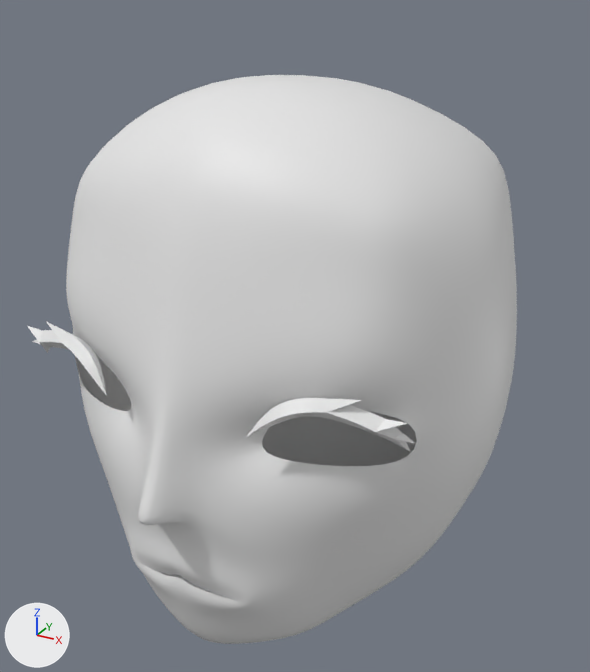
Before and after pictures for a commit that changed the Blender file Assets/Blend Files/Heads.blend.
One viewpoint serves both versions: a 50 mm lens placed at (0.303, -0.544, 0.31), pointed at (0.013, -0.018, 0.047). Lighting does not change. The marker at lower left points along +X, +Y and +Z.

Before the edit, the objects in view are built like this:
```python
me_cube_001 = bpy.data.meshes.new('Cube.001')
me_cube_001.from_pydata(...)  # 140 vertices, 119 faces; spans x 0.0..0.187, y -0.218..0.184, z -0.177..0.247
me_cube_001.polygons.foreach_set('use_smooth', [True] * 119)
me_cube_002 = bpy.data.meshes.new('Cube.002')
me_cube_002.from_pydata(...)  # 29 vertices, 34 faces; spans x 0.0575..0.1594, y -0.1621..-0.1215, z 0.0368..0.077
# before: 1 (0.0902, -0.1481, 0.0596), 2 (0.0868, -0.1494, 0.0719), 3 (0.087, -0.1416, 0.0656), 10 (0.0704, -0.15, 0.0584), 11 (0.0705, -0.1562, 0.0633)
# before: 12 (0.1055, -0.1439, 0.0732), 14 (0.0751, -0.1549, 0.0522), 15 (0.106, -0.1427, 0.0589)
ob_eyelashes = bpy.data.objects.new('Eyelashes', me_cube_002)
ob_eyelashes.location = (0.0, 0.0, 0.0)
_m = ob_eyelashes.modifiers.new('Subdivision', 'SUBSURF')
_m = ob_eyelashes.modifiers.new('Mirror', 'MIRROR')
ob_head = bpy.data.objects.new('Head', me_cube_001)
ob_head.location = (0.0, 0.0, 0.0)
_m = ob_head.modifiers.new('Mirror', 'MIRROR')
_m.use_clip = True
_m = ob_head.modifiers.new('Subdivision', 'SUBSURF')
```
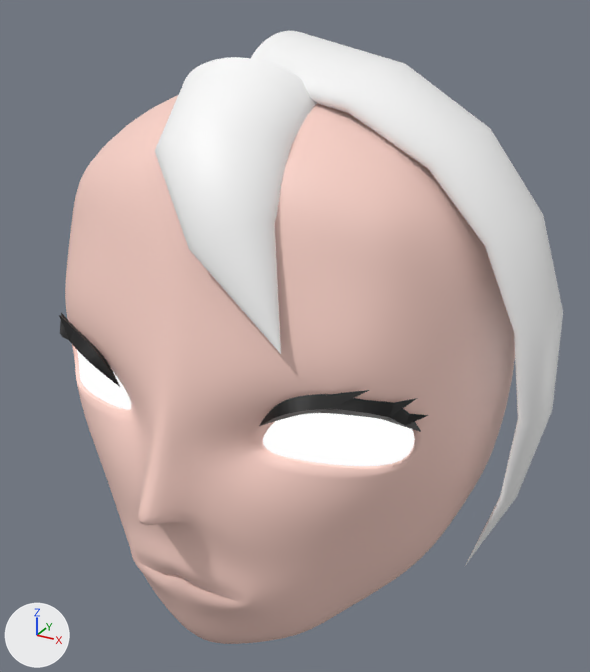
Commit message: Worked on Head, started hair

What differs and where, as boxes [x1, y1, x2, y2] in the pictures (590 x 672 px):
'Head', reshaped: before [66, 75, 517, 644]; after [65, 95, 515, 644]
'Hair', added: after [155, 31, 563, 564]
'Eyelashes', recoloured, reshaped (8% shorter): before [28, 322, 416, 451]; after [59, 313, 428, 432]
part 1 of me_cube_001, built on: before [67, 294, 448, 510]; after [65, 294, 447, 511]
part 2 of me_cube_001, recoloured (grey to beige): [68, 95, 515, 644] in both

The change, as a diff of the scene's bpy script:
```diff
--- a/Assets/Blend Files/Heads.blend.py
+++ b/Assets/Blend Files/Heads.blend.py
@@ mat_skin @@
+mat_skin = principled_material('Skin')
+mat_skin.base_color = (1.0, 0.672, 0.6)  # beige #ffd6cb
@@ mat_material_001 @@
+mat_material_001 = bpy.data.materials.new('Material.001')
+mat_material_001.use_nodes = True; mat_material_001.node_tree.nodes.clear()
+_N = mat_material_001.node_tree.nodes; _L = mat_material_001.node_tree.links
+n0 = _N.new('ShaderNodeOutputMaterial'); n0.name = 'Material Output'
+n1 = _N.new('ShaderNodeRGBCurve'); n1.name = 'RGB Curves'
+n1.mapping.update()
+_L.new(n1.outputs[0], n0.inputs[0])  # 'Color' to 'Surface'
@@ mat_hair @@
+mat_hair = bpy.data.materials.new('Hair')
+# nodes: BsdfPrincipled, Mix, OutputMaterial, SeparateXYZ, UVMap, VectorCurve
+# colours: black #000000, white #ffffff
@@ me_cube_001 @@
-me_cube_001.from_pydata(...)  # 140 vertices, 119 faces; spans x 0.0..0.187, y -0.218..0.184, z -0.177..0.247
+me_cube_001.from_pydata(...)  # 180 vertices, 162 faces; spans x 0.0..0.187, y -0.218..0.184, z -0.177..0.247
+# me_cube_001 part 1
+# 4 vertices are removed from x 0.081..0.152, y -0.141..-0.097, z 0.016..0.06
+# 6 faces are deleted
+# 44 vertices are added at x 0.026..0.157, y -0.14..-0.038, z -0.001..0.071
+# 14 new faces join them, mat_skin (beige #ffd6cb)
+# 35 new faces join them, mat_material_001
+# me_cube_001 part 2: 113 faces spanning x 0.0..0.187, y -0.218..0.184, z -0.177..0.247 switch from no material to mat_skin (beige #ffd6cb)
+me_cube_001.materials.append(mat_material_001)
@@ me_cube_002 @@
 me_cube_002.from_pydata(...)  # 29 vertices, 34 faces; spans x 0.0575..0.1594, y -0.1621..-0.1215, z 0.0368..0.077
-me_cube_002.vertices[0].co = (0.0575, -0.1621, 0.0415)
-me_cube_002.vertices[4].co = (0.1533, -0.1215, 0.0368)
-me_cube_002.vertices[5].co = (0.141, -0.1359, 0.0645)
-me_cube_002.vertices[6].co = (0.1355, -0.1297, 0.0583)
-me_cube_002.vertices[7].co = (0.0909, -0.1557, 0.0654)
-me_cube_002.vertices[8].co = (0.1454, -0.1266, 0.0519)
-me_cube_002.vertices[9].co = (0.1042, -0.1357, 0.0664)
-me_cube_002.vertices[13].co = (0.1499, -0.1299, 0.0543)
-me_cube_002.vertices[16].co = (0.1415, -0.1299, 0.0469)
-me_cube_002.vertices[17].co = (0.1467, -0.1331, 0.0503)
-me_cube_002.vertices[18].co = (0.1074, -0.1493, 0.0663)
-me_cube_002.vertices[19].co = (0.0749, -0.1613, 0.0579)
-me_cube_002.vertices[20].co = (0.1327, -0.1368, 0.0527)
-me_cube_002.vertices[21].co = (0.1376, -0.1429, 0.0578)
-me_cube_002.vertices[22].co = (0.1282, -0.1425, 0.077)
-me_cube_002.vertices[23].co = (0.1558, -0.1362, 0.0655)
-me_cube_002.vertices[24].co = (0.1594, -0.1299, 0.049)
-me_cube_002.vertices[25].co = (0.1217, -0.132, 0.0627)
-me_cube_002.vertices[26].co = (0.1215, -0.139, 0.0555)
-me_cube_002.vertices[27].co = (0.1246, -0.1453, 0.0625)
-me_cube_002.vertices[28].co = (0.1238, -0.1389, 0.0694)
+# me_cube_002 part 3
+for i in [10, 11, 12, 14, 15]: me_cube_002.vertices[i].co += Vector((0.0, 0.0065, 0.0))
+for i in [1, 2, 3]: me_cube_002.vertices[i].co += Vector((0.0015, 0.0043, 0.0))
+me_cube_002.vertices[0].co = (0.0575, -0.1471, 0.0415)
+me_cube_002.vertices[4].co = (0.1514, -0.097, 0.038)
+me_cube_002.vertices[5].co = (0.1386, -0.1154, 0.0654)
+me_cube_002.vertices[6].co = (0.1303, -0.112, 0.0599)
+me_cube_002.vertices[7].co = (0.0923, -0.1505, 0.0647)
+me_cube_002.vertices[8].co = (0.1402, -0.1034, 0.0523)
+me_cube_002.vertices[9].co = (0.1033, -0.1288, 0.0667)
+me_cube_002.vertices[13].co = (0.1458, -0.1061, 0.0548)
+me_cube_002.vertices[16].co = (0.1382, -0.1108, 0.0474)
+me_cube_002.vertices[17].co = (0.1452, -0.1117, 0.0485)
+me_cube_002.vertices[18].co = (0.1072, -0.1418, 0.0652)
+me_cube_002.vertices[19].co = (0.0749, -0.1542, 0.0574)
+me_cube_002.vertices[20].co = (0.131, -0.1187, 0.0535)
+me_cube_002.vertices[21].co = (0.1378, -0.121, 0.0571)
+me_cube_002.vertices[22].co = (0.1276, -0.1297, 0.0779)
+me_cube_002.vertices[23].co = (0.1501, -0.1051, 0.0666)
+me_cube_002.vertices[24].co = (0.1549, -0.0964, 0.0511)
+me_cube_002.vertices[25].co = (0.118, -0.122, 0.0634)
+me_cube_002.vertices[26].co = (0.1206, -0.1266, 0.0561)
+me_cube_002.vertices[27].co = (0.1255, -0.1329, 0.0635)
+me_cube_002.vertices[28].co = (0.1237, -0.1291, 0.0694)
+me_cube_002.materials.append(mat_eyebrow)  # black #000000
@@ cu_nurbspath @@
+cu_nurbspath = bpy.data.curves.new('NurbsPath', 'CURVE')
+cu_nurbspath.dimensions = '3D'
+_sp = cu_nurbspath.splines.new('NURBS'); _sp.points.add(4)
+_sp.points.foreach_set('co', [0.174, -0.0393, -0.103, 1.0, 0.227, -0.0109, 0.00704, 1.0, 0.232, -0.0121, 0.15, 1.0, 0.15, -0.00184, 0.246, 1.0, 0.0, 0.0, 0.255, 1.0])
+_sp.points.foreach_set('radius', [0.0, 1.0, 1.617, 1.801, 2.0])
+_sp.points.foreach_set('tilt', [2.646, 2.646, 2.646, 2.646, 2.646])
+_sp.order_u = 5
+_sp.order_v = 0
+_sp.resolution_u = 2
+_sp.use_endpoint_u = True
+_sp = cu_nurbspath.splines.new('NURBS'); _sp.points.add(2)
+_sp.points.foreach_set('co', [0.0775, -0.152, 0.0996, 1.0, 0.00992, -0.16, 0.216, 1.0, 0.0, -0.0591, 0.245, 1.0])
+_sp.points.foreach_set('radius', [0.0, 1.637, 1.688])
+_sp.points.foreach_set('tilt', [-1.144, -1.144, -1.144])
+_sp.order_u = 3
+_sp.order_v = 0
+_sp.resolution_u = 2
+_sp.use_endpoint_u = True
+cu_nurbspath.materials.append(mat_hair)
+cu_nurbspath.use_path = True
+cu_nurbspath.use_radius = False
+cu_nurbspath.bevel_mode = 'OBJECT'
+cu_nurbspath.resolution_u = 2
+cu_nurbspath.fill_mode = 'FULL'
+cu_nurbspath.bevel_object = ob_hair_bit_triangle
@@ cu_beziercircle @@
+cu_beziercircle = bpy.data.curves.new('BezierCircle', 'CURVE')
+cu_beziercircle.dimensions = '3D'
+_sp = cu_beziercircle.splines.new('BEZIER'); _sp.bezier_points.add(2)
+_sp.bezier_points.foreach_set('co', [0.0, 0.01, 0.0, 0.03, -0.006, 0.0, -0.03, -0.006, 0.0])
+_sp.bezier_points.foreach_set('handle_left', [-0.0165, 0.01, 0.0, 0.03, 0.0017, 0.0, -0.03, -0.0115, 0.0])
+_sp.bezier_points.foreach_set('handle_right', [0.0165, 0.01, 0.0, 0.03, -0.0115, 0.0, -0.03, 0.0017, 0.0])
+for _p, _l, _r in zip(_sp.bezier_points, ['ALIGNED', 'ALIGNED', 'ALIGNED'], ['ALIGNED', 'ALIGNED', 'ALIGNED']): _p.handle_left_type = _l; _p.handle_right_type = _r
+_sp.bezier_points.foreach_set('radius', [0.1, 0.1, 0.1])
+_sp.order_u = 0
+_sp.order_v = 0
+_sp.use_cyclic_u = True
+cu_beziercircle.use_path = True
+cu_beziercircle.fill_mode = 'FULL'
@@ ob_hair @@
+ob_hair = bpy.data.objects.new('Hair', cu_nurbspath)
+ob_hair.location = (0.0, 0.0, 0.0)
@@ ob_hair_bit_triangle @@
+ob_hair_bit_triangle = bpy.data.objects.new('Hair Bit Triangle', cu_beziercircle)
+ob_hair_bit_triangle.location = (0.0, 1.0, 0.0)
```
